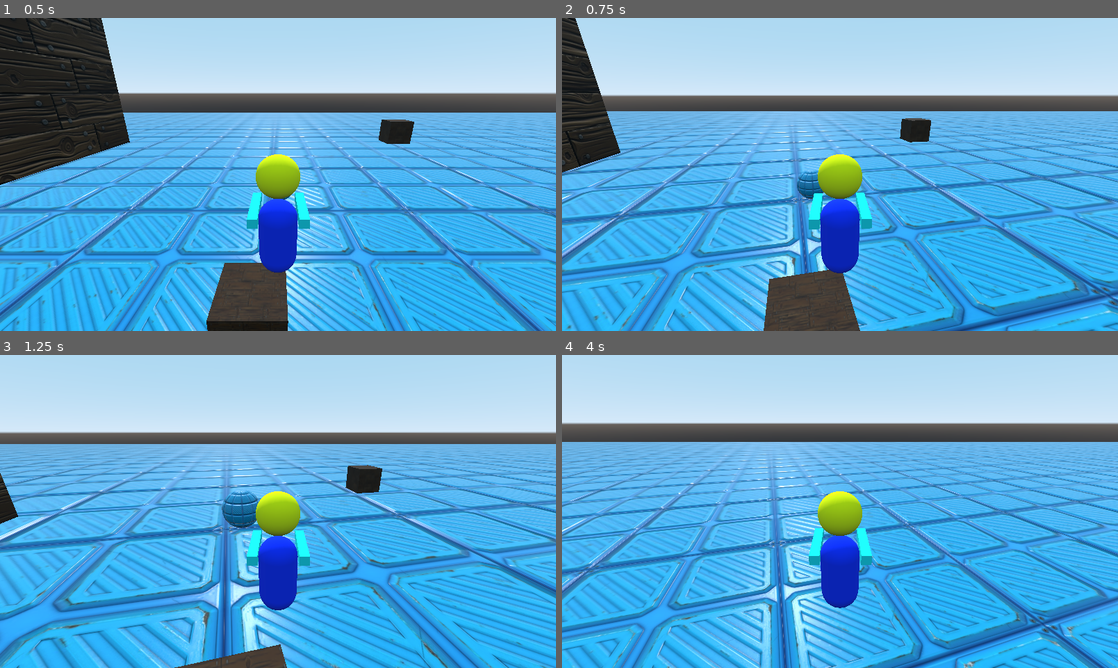
Above: before the commit, frames 1-4 (two rows, left to right).
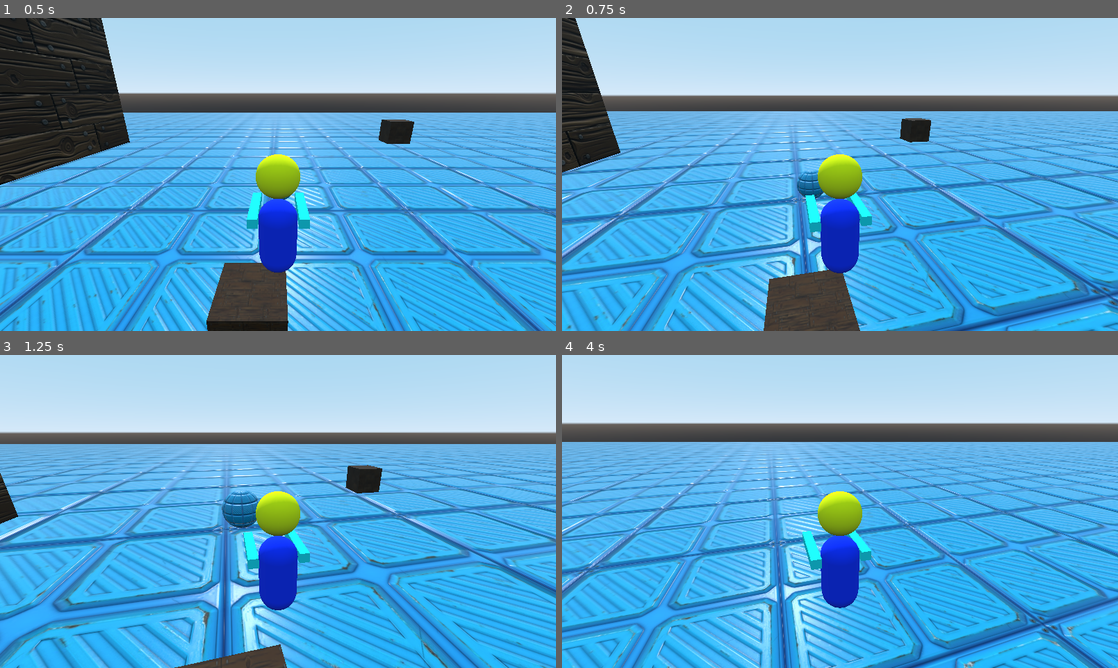
Above: after the commit, the same moments.

Repository: 3DSurvivalRTS/Game
Game: Godot game, scene res://test_content/TestEnv.tscn
Two runs of this game, one before a commit and one after it. Both use one fixed random seed, a clock stepped at 60 frames per second and the inputs below.
Inputs (mouse positions are in pixels of both pictures, inside the frame that each line leads up to):
- Up to frame 1 (0.5 s): no input
- Up to frame 2 (0.75 s): move the mouse to (867, 174) at 0.52 s; hold W (move_forward) from 0.53 s (still down)
- Up to frame 3 (1.25 s): keep holding W (move_forward); tap Space (action_jump) at 0.77 s
- Up to frame 4 (4 s): keep holding W (move_forward); move the mouse to (812, 511) at 1.27 s; tap Space (action_jump) at 1.52, 3.02, 3.77 s; move the mouse to (851, 505) at 2.02 s; move the mouse to (834, 517) at 2.77 s; move the mouse to (878, 514) at 3.52 s

Frame 1 is identical in both runs. In frame 2, 0.3% of the frame differs, in the area x 43-56%, y 55-77%; in frame 3, 0.4%; in frame 4, 0.5%, in the area x 43-56%, y 52-78%.

Commit message:
Made the character model a path so that it is easier to manage

Diff:
--- a/test_content/components/ControllerComponent/ControllerComponent.gd
+++ b/test_content/components/ControllerComponent/ControllerComponent.gd
@@ -2,19 +2,22 @@
 
 onready var parent: KinematicBody = get_parent()
 
-export  var direction_interpolate_speed = 1
-export  var motion_interpolate_speed = 10
-export  var rotation_interpolate_speed = 10
+export var rotatable_model_path: NodePath
+export var direction_interpolate_speed = 1
+export var motion_interpolate_speed = 10
+export var rotation_interpolate_speed = 10
 export (int, 0, 200) var push = 100
+
+export var speed: int = 10
+export var acceleration: int = 5
 
 var orientation = Transform()
 var root_motion = Transform()
 var motion = Vector2()
 var velocity = Vector3()
 var camera
+var model
 
-var speed: int = 10
-var acceleration: int = 5
 
 var is_controllable = false
 var is_mouse_captured = true
@@ -24,58 +27,61 @@
 	if camera != null:
 		is_controllable = true
 	Input.set_mouse_mode(Input.MOUSE_MODE_CAPTURED)
+	model = get_node(rotatable_model_path)
 
 func _physics_process(delta):
-	if is_controllable:
-		var motion_target = Vector2(
-				Input.get_action_strength("move_right") - Input.get_action_strength("move_left"),
-				Input.get_action_strength("move_back") - Input.get_action_strength("move_forward")
-				)
-		motion = motion.linear_interpolate(motion_target, motion_interpolate_speed * delta)
+	if not is_controllable:
+		return
+	var motion_target = Vector2(
+			Input.get_action_strength("move_right") - Input.get_action_strength("move_left"),
+			Input.get_action_strength("move_back") - Input.get_action_strength("move_forward")
+			)
+	motion = motion.linear_interpolate(motion_target, motion_interpolate_speed * delta)
 
-		var camera_basis = camera.global_transform.basis
-		var camera_z = camera_basis.z
-		var camera_x = camera_basis.x
+	var camera_basis = camera.global_transform.basis
+	var camera_z = camera_basis.z
+	var camera_x = camera_basis.x
 
-		camera_z.y = 0
-		camera_z = camera_z.normalized()
-		camera_x.y = 0
-		camera_x = camera_x.normalized()
+	camera_z.y = 0
+	camera_z = camera_z.normalized()
+	camera_x.y = 0
+	camera_x = camera_x.normalized()
 
-		var target = camera_x * motion.x + camera_z * motion.y
-		if target.length() > 0.001:
-			var q_from = orientation.basis.get_rotation_quat()
-			var q_to = Transform().looking_at(target, Vector3.UP).basis.get_rotation_quat()
-			orientation.basis = Basis(q_from.slerp(q_to, delta * rotation_interpolate_speed))
+	var target = camera_x * motion.x + camera_z * motion.y
+	if target.length() > 0.001:
+		var q_from = orientation.basis.get_rotation_quat()
+		var q_to = Transform().looking_at(target, Vector3.UP).basis.get_rotation_quat()
+		orientation.basis = Basis(q_from.slerp(q_to, delta * rotation_interpolate_speed))
 
 
-		var motion_abs = motion.abs()
-		var root_motion_c = (motion_abs.x + motion_abs.y)
-		if root_motion_c > 1:
-			root_motion_c = 1
-		root_motion = Transform(
-			Vector3(1, 0, 0),
-			Vector3(0, 1, 0),
-			Vector3(0, 0, 1),
-			Vector3(0, 0, (root_motion_c/100.0*speed))
-			)
-		orientation *= root_motion
+	var motion_abs = motion.abs()
+	var root_motion_c = (motion_abs.x + motion_abs.y)
+	if root_motion_c > 1:
+		root_motion_c = 1
+	root_motion = Transform(
+		Vector3(1, 0, 0),
+		Vector3(0, 1, 0),
+		Vector3(0, 0, 1),
+		Vector3(0, 0, (root_motion_c/100.0*speed))
+		)
+	orientation *= root_motion
 
-		var h_velocity = -orientation.origin / delta
-		velocity.x = h_velocity.x
-		velocity.z = h_velocity.z
-		velocity.y += -9.8 * delta
-		velocity = parent.move_and_slide(velocity, Vector3(0, 1, 0), false, 4, 0.785398, false)
+	var h_velocity = -orientation.origin / delta
+	velocity.x = h_velocity.x
+	velocity.z = h_velocity.z
+	velocity.y += -9.8 * delta
+	velocity = parent.move_and_slide(velocity, Vector3(0, 1, 0), false, 4, 0.785398, false)
 
-		orientation.origin = Vector3()
-		orientation = orientation.orthonormalized()
+	orientation.origin = Vector3()
+	orientation = orientation.orthonormalized()
 
-		parent.get_node("Model").global_transform.basis = orientation.basis
+	if model != null:
+		model.global_transform.basis = orientation.basis
 
-		for index in parent.get_slide_count():
-			var collision = parent.get_slide_collision(index)
-			if collision.collider.is_in_group("bodies"):
-				collision.collider.apply_central_impulse(-collision.normal * push)
+	for index in parent.get_slide_count():
+		var collision = parent.get_slide_collision(index)
+		if collision.collider.is_in_group("bodies"):
+			collision.collider.apply_central_impulse(-collision.normal * push)
 
 func _input(event):
 	if event.is_action_pressed("action_jump"):
